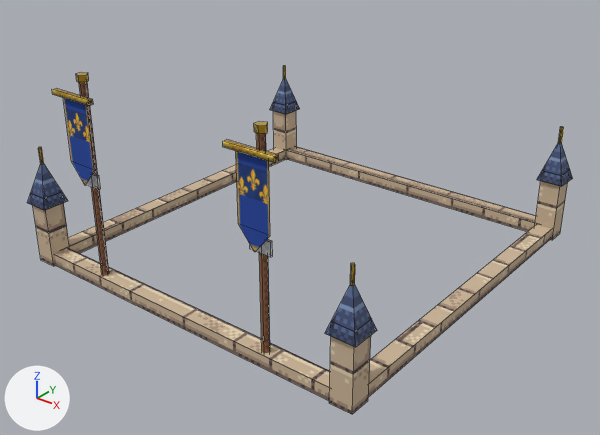
The Blender file art_source/blender/franks/upgrade_kit.blend: old version first, new version second.
Rendered twice from a 50 mm camera at (4.47, -5.73, 3.83) aimed at (0.17, -0.35, 0.5). Arrows for +X, +Y and +Z are at lower left; the lights stay in place. The older version comes first. Mesh edges are drawn as thin lines.

Names of what the first picture shows: 'upgrade_kit_franks'.
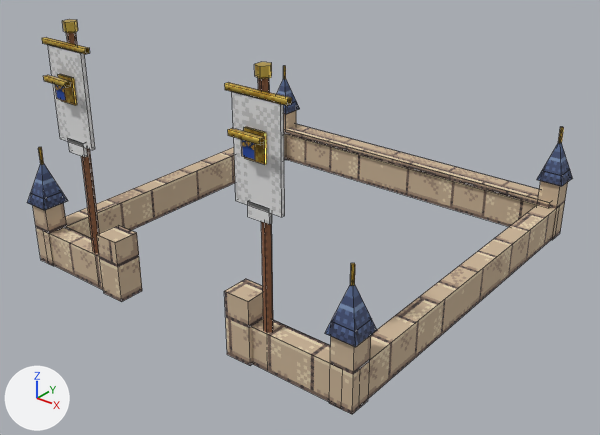
Changed parts and their boxes [x1, y1, x2, y2] in the pictures (600 x 435 px; the box of a moved part takes in the faces that stretch with it):
'upgrade_kit_franks', reshaped (13% taller)
    before: [27, 66, 572, 414]
    after: [27, 19, 572, 414]
part 1 of me_upgrade_kit_franks, moved or reshaped (not visible afterwards)
    before: [288, 147, 536, 223]
part 2 of me_upgrade_kit_franks, moved or reshaped
    before: [68, 148, 285, 246]
    after: [66, 147, 234, 226]
part 3 of me_upgrade_kit_franks, moved or reshaped
    before: [369, 224, 551, 383]
    after: [370, 205, 555, 360]
part 4 of me_upgrade_kit_franks, moved or reshaped
    before: [79, 82, 109, 276]
    after: [66, 32, 100, 254]
part 5 of me_upgrade_kit_franks, moved or reshaped
    before: [76, 74, 89, 83]
    after: [62, 21, 78, 33]
part 6 of me_upgrade_kit_franks, moved or reshaped
    before: [254, 121, 268, 126]
    after: [63, 19, 77, 22]
part 7 of me_upgrade_kit_franks, moved or reshaped
    before: [86, 175, 99, 189]
    after: [68, 138, 85, 157]
part 8 of me_upgrade_kit_franks, moved or reshaped
    before: [97, 176, 101, 189]
    after: [84, 147, 88, 157]
part 9 of me_upgrade_kit_franks, moved or reshaped
    before: [52, 88, 93, 106]
    after: [42, 37, 90, 54]
part 10 of me_upgrade_kit_franks, rebuilt
    before: [256, 133, 270, 353]
    after: [258, 78, 273, 333]
part 11 of me_upgrade_kit_franks, rebuilt (12% taller)
    before: [287, 150, 535, 232]
    after: [287, 135, 537, 227]
part 12 of me_upgrade_kit_franks, rebuilt
    before: [70, 151, 285, 253]
    after: [67, 134, 286, 238]
part 13 of me_upgrade_kit_franks, rebuilt (mostly hidden before)
    before: [368, 229, 552, 397]
    after: [368, 209, 556, 399]
part 14 of me_upgrade_kit_franks, deleted
    before: [72, 123, 278, 257]
part 15 of me_upgrade_kit_franks, built on
    before: [54, 98, 330, 401]
    after: [43, 45, 331, 402]
part 16 of me_upgrade_kit_franks, added (beige)
    after: [284, 124, 551, 208]

The change, as a diff of the scene's bpy script:
```diff
--- a/art_source/blender/franks/upgrade_kit.blend.py
+++ b/art_source/blender/franks/upgrade_kit.blend.py
@@ me_upgrade_kit_franks @@
 # used by ob_upgrade_kit_franks; location = (0.0, 0.0, 0.0)
-me_upgrade_kit_franks.from_pydata(...)  # 402 vertices, 126 faces; spans x -1.85..1.85, y -1.88..1.85, z 0.0..1.96
+me_upgrade_kit_franks.from_pydata(...)  # 572 vertices, 172 faces; spans x -1.85..1.85, y -1.97..1.85, z 0.0..2.38
+# me_upgrade_kit_franks part 1: the loose piece of 4 vertices spanning x -1.72..1.72, y 1.64..1.8, z 0.12 is moved by (0.0, 0.0, 0.22)
+# me_upgrade_kit_franks part 2: the loose piece of 4 vertices spanning x -1.8..-1.64, y -1.72..1.72, z 0.12 is moved by (0.0, 0.0, 0.22)
+# me_upgrade_kit_franks part 3: the loose piece of 4 vertices spanning x 1.64..1.8, y -1.72..1.72, z 0.12 is moved by (0.0, 0.0, 0.22)
+# me_upgrade_kit_franks part 4: the loose piece of 10 vertices spanning x -0.98..-0.92, y -1.77..-1.71, z 0.0..1.9 is scaled about its middle by (1.14, 1.14, 1.21), then moved by (-0.05, -0.02, 0.2)
+# me_upgrade_kit_franks part 5: the loose piece of 10 vertices spanning x -0.99..-0.9, y -1.79..-1.69, z 1.9..1.96 is moved by (-0.05, -0.02, 0.41)
+# me_upgrade_kit_franks part 6: the loose piece of 5 vertices spanning x 0.91..1.0, y -1.79..-1.69, z 1.96 is moved by (-1.95, -0.02, 0.42)
+# me_upgrade_kit_franks part 7: the loose piece of 4 vertices spanning x -1.05..-0.85, y -1.78, z 0.99..1.11 is moved by (-0.05, -0.07, 0.3)
+# me_upgrade_kit_franks part 8: the loose piece of 4 vertices spanning x -0.85, y -1.78..-1.76, z 0.99..1.11 is moved by (-0.05, -0.06, 0.3)
+# me_upgrade_kit_franks part 9: the loose piece of 8 vertices spanning x -1.18..-0.72, y -1.88..-1.84, z 1.78..1.82 is multiplied about its middle by the matrix ((-1.17, 0.0, 0.0), (0.0, 0.0, -1.17), (0.0, -1.17, 0.0)), then moved by (-0.05, 0.03, 0.4)
+# me_upgrade_kit_franks part 10: the loose piece of 10 vertices spanning x 0.92..0.99, y -1.77..-1.71, z 0.0..1.9 is rebuilt with 10 vertices and now spans x 0.97..1.04, y -1.8..-1.72, z 0.0..2.3
+# me_upgrade_kit_franks part 11: the loose piece of 4 vertices spanning x -1.72..1.72, y 1.64, z 0.0..0.12 is rebuilt with 4 vertices and now spans x -1.72..1.72, y 1.63, z 0.0..0.34
+# me_upgrade_kit_franks part 12: the loose piece of 4 vertices spanning x -1.64, y -1.72..1.72, z 0.0..0.12 is rebuilt with 4 vertices and now spans x -1.63, y -1.72..1.72, z 0.0..0.34
+# me_upgrade_kit_franks part 13: the loose piece of 4 vertices spanning x 1.8, y -1.72..1.72, z 0.0..0.12 is rebuilt with 4 vertices and now spans x 1.81, y -1.72..1.72, z 0.0..0.34
+# me_upgrade_kit_franks part 14: 10 loose pieces with 50 vertices, spanning x -1.1..1.18, y -1.88..-1.69, z 0.99..1.96, are deleted
+# me_upgrade_kit_franks part 15: 20 vertices removed from x -1.72..1.72, y -1.84..-1.64, z 0.0..1.8; 220 vertices added at x -1.72..1.72, y -1.97..-1.6, z 0.0..2.38
+# me_upgrade_kit_franks part 16: 20 vertices added at x -1.75..1.75, y 1.6..1.84, z 0.34..0.4
+# other edits to the shape of me_upgrade_kit_franks do not show in these pictures
 me_upgrade_kit_franks.materials.append(mat_pe_stonewarm)
```
